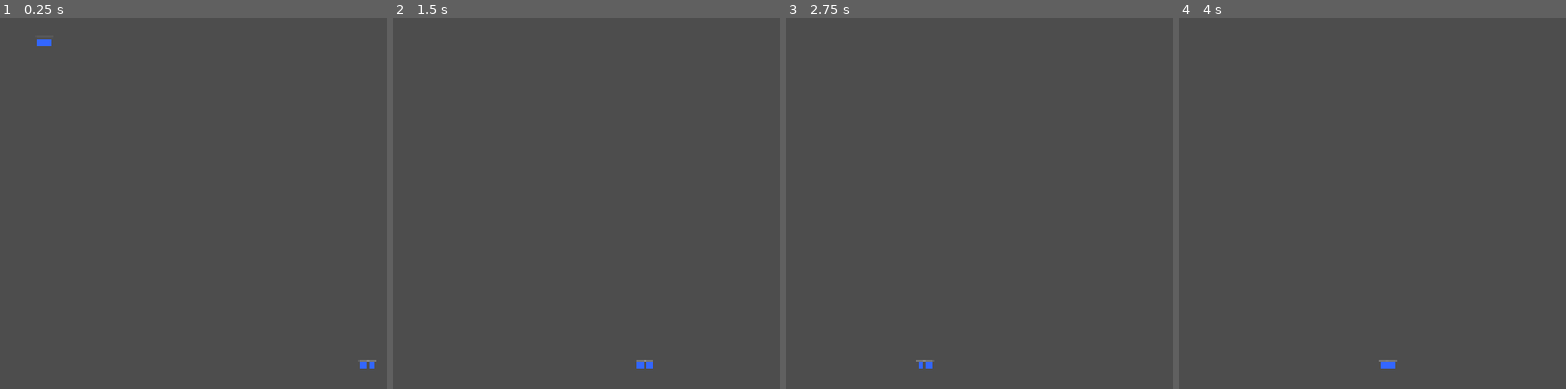
Above: before the commit, frames 1-4 (left to right).
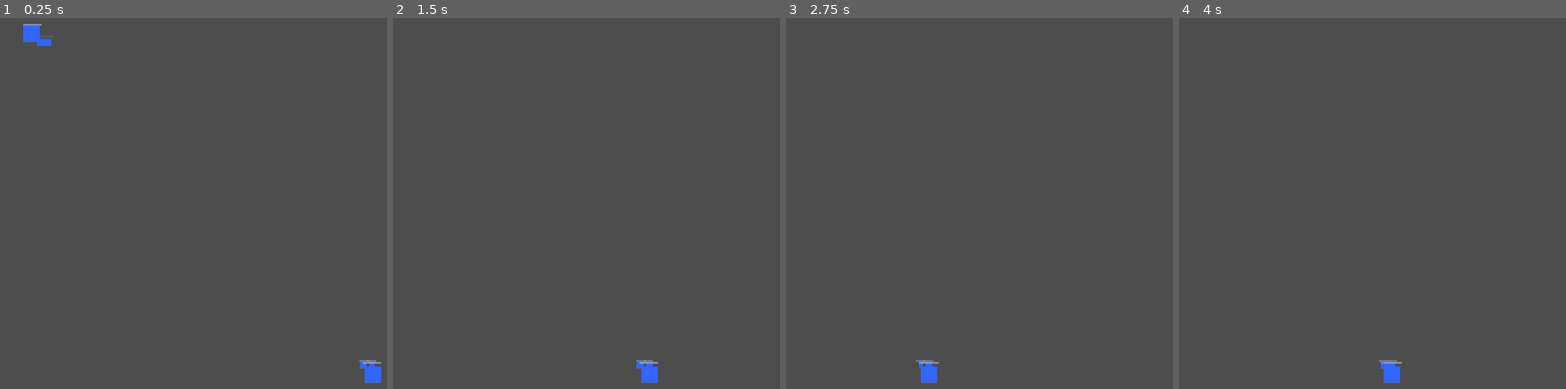
Above: after the commit, the same moments.

Repository: 23skdu/BroWarz
Game: Godot game, scene res://scenes/game.tscn
Two runs of this game, one before a commit and one after it. Both use one fixed random seed, a clock stepped at 60 frames per second and the inputs below. This scene is started directly instead of the project's main scene.
Inputs (mouse positions are in pixels of both pictures, inside the frame that each line leads up to):
- Up to frame 1 (0.25 s): no input
- Up to frame 2 (1.5 s): tap Enter at 0.5 s; move the mouse to (outside the picture) at 0.52 s; hold D 0.53-1.25 s; hold Shift 0.53-1.25 s; click (outside the picture) at 0.67 s; drag from (625, 240) to (741, 307) at 1.27 s
- Up to frame 3 (2.75 s): tap Space at 2 s; move the mouse to (outside the picture) at 2.02 s; hold D from 2.03 s (still down); tap Ctrl at 2.1 s
- Up to frame 4 (4 s): release D at 2.75 s; drag from (1527, 307) to (1333, 155) at 2.77 s; tap Enter at 3.5 s; move the mouse to (outside the picture) at 3.52 s; hold A from 3.53 s (still down); tap Alt at 3.6 s

The runs differ from the first frame. In frame 1, 0.4% of the frame differs, in the area x 6-99%, y 1-99%; in frame 2, 0.2%; in frame 3, 0.2%; in frame 4, 0.2%.

Commit message:
Add buildings, production, placement systems and tests

Diff:
--- /dev/null
+++ b/scenes/building.tscn
@@ -0,0 +1,21 @@
+[gd_scene load_steps=2 format=3 uid="uid://building001"]
+
+[ext_resource type="Script" path="res://scripts/game/building.gd" id="1"]
+
+[node name="Building" type="StaticBody2D"]
+script = ExtResource("1")
+
+[node name="Body" type="ColorRect" parent="."]
+offset_left = -20.0
+offset_top = -20.0
+offset_right = 20.0
+offset_bottom = 20.0
+color = Color(0.2, 0.4, 1, 1)
+
+[node name="HpBar" type="ProgressBar" parent="."]
+offset_left = -24.0
+offset_top = -28.0
+offset_right = 24.0
+offset_bottom = -24.0
+show_percentage = false
+value = 100.0
--- a/scenes/main_menu.tscn
+++ b/scenes/main_menu.tscn
@@ -32,5 +32,3 @@
 
 [node name="Status" type="Label" parent="VBox"]
 text = ""
-EOF
-echo done
--- a/scenes/unit.tscn
+++ b/scenes/unit.tscn
@@ -19,5 +19,3 @@
 offset_bottom = -12.0
 show_percentage = false
 value = 100.0
-EOF
-echo done
--- /dev/null
+++ b/scripts/core/building_stats.gd
@@ -0,0 +1,18 @@
+# scripts/core/building_stats.gd
+class_name BuildingStats
+extends Resource
+
+@export var id: String = ""
+@export var display_name: String = ""
+@export var hp: int = 500
+@export var cost_oil: int = 0
+@export var cost_iron: int = 0
+@export var cost_geo: int = 0
+@export var cost_food: int = 0
+@export var footprint: Vector2i = Vector2i(2, 2)
+@export var produces: String = ""  # unit id
+@export var build_time: float = 10.0
+@export var is_hq: bool = false
+
+func cost_dict() -> Dictionary:
+	return {"oil": cost_oil, "iron": cost_iron, "geo": cost_geo, "food": cost_food}
--- /dev/null
+++ b/scripts/core/placement.gd
@@ -0,0 +1,33 @@
+# scripts/core/placement.gd
+class_name Placement
+extends RefCounted
+
+# Validate building placement on a map.
+# occupied: Dictionary of Vector2i -> bool (tiles already occupied)
+# Returns true if all footprint tiles are in bounds and free and terrain passable for building.
+
+static func can_place(map: MapData, footprint: Vector2i, origin: Vector2i, occupied: Dictionary = {}) -> bool:
+	if footprint.x <= 0 or footprint.y <= 0:
+		return false
+	for dy in range(footprint.y):
+		for dx in range(footprint.x):
+			var t = Vector2i(origin.x + dx, origin.y + dy)
+			if not map.in_bounds(t.x, t.y):
+				return false
+			var terrain = map.get_terrain(t.x, t.y)
+			# buildings cannot be placed on water/mountain/wasteland
+			if terrain == MapData.Terrain.SEA or terrain == MapData.Terrain.RIVER or terrain == MapData.Terrain.MOUNTAIN or terrain == MapData.Terrain.WASTELAND:
+				return false
+			if occupied.get(t, false):
+				return false
+	return true
+
+static func occupy(occupied: Dictionary, footprint: Vector2i, origin: Vector2i) -> void:
+	for dy in range(footprint.y):
+		for dx in range(footprint.x):
+			occupied[Vector2i(origin.x + dx, origin.y + dy)] = true
+
+static func free(occupied: Dictionary, footprint: Vector2i, origin: Vector2i) -> void:
+	for dy in range(footprint.y):
+		for dx in range(footprint.x):
+			occupied.erase(Vector2i(origin.x + dx, origin.y + dy))
--- /dev/null
+++ b/scripts/core/production.gd
@@ -0,0 +1,46 @@
+# scripts/core/production.gd
+class_name Production
+extends RefCounted
+
+# A simple production queue operating on build times.
+# Items: Dictionary { "id": String, "time": float, "remaining": float }
+
+static func new_queue() -> Array:
+	return []
+
+static func enqueue(queue: Array, item_id: String, build_time: float) -> void:
+	queue.append({"id": item_id, "time": build_time, "remaining": build_time})
+
+static func tick(queue: Array, delta: float) -> Array:
+	# returns list of completed item ids this tick
+	var completed: Array = []
+	if queue.is_empty():
+		return completed
+	# only first item progresses
+	var item = queue[0]
+	item["remaining"] = float(item["remaining"]) - delta
+	if float(item["remaining"]) <= 0.0:
+		completed.append(String(item["id"]))
+		queue.pop_front()
+	return completed
+
+static func cancel(queue: Array, index: int) -> String:
+	if index < 0 or index >= queue.size():
+		return ""
+	var item = queue[index]
+	var id = String(item["id"])
+	queue.remove_at(index)
+	return id
+
+static func queue_size(queue: Array) -> int:
+	return queue.size()
+
+static func current_progress(queue: Array) -> float:
+	if queue.is_empty():
+		return 0.0
+	var item = queue[0]
+	var total = float(item["time"])
+	var rem = float(item["remaining"])
+	if total <= 0.0:
+		return 1.0
+	return clampf((total - rem) / total, 0.0, 1.0)
--- /dev/null
+++ b/scripts/game/building.gd
@@ -0,0 +1,54 @@
+# scripts/game/building.gd
+extends StaticBody2D
+
+var stats: BuildingStats
+var team: int = 0
+var hp: int = 500
+var production_queue: Array = []
+
+@onready var body = $Body
+@onready var hp_bar = $HpBar
+
+func _ready():
+	if stats:
+		hp = stats.hp
+	production_queue = Production.new_queue()
+	add_to_group("buildings")
+
+func setup(s: BuildingStats, t: int) -> void:
+	stats = s
+	team = t
+	hp = s.hp
+	if body:
+		body.color = Color.BLUE if t == 0 else Color.RED
+
+func _process(delta):
+	var completed = Production.tick(production_queue, delta)
+	for uid in completed:
+		_spawn_unit(uid)
+
+func _spawn_unit(uid: String) -> void:
+	# lookup stats by id (minimal)
+	var u = preload("res://scenes/unit.tscn").instantiate()
+	var s = UnitStats.new()
+	s.id = uid
+	s.display_name = uid
+	s.hp = 100
+	s.speed = 120.0
+	s.base_damage = 10
+	s.range_px = 200.0
+	s.unit_class = 0
+	u.setup(s, team)
+	u.global_position = global_position + Vector2(40, 40)
+	get_tree().current_scene.get_node("Units").add_child(u)
+
+func take_damage(amount: float) -> void:
+	hp -= int(round(amount))
+	if hp_bar:
+		hp_bar.value = float(hp) / float(stats.hp if stats else 500) * 100.0
+	if hp <= 0:
+		remove_from_group("buildings")
+		queue_free()
+
+func enqueue_unit(uid: String, build_time: float) -> void:
+	Production.enqueue(production_queue, uid, build_time)
--- a/scripts/game/game.gd
+++ b/scripts/game/game.gd
@@ -18,6 +18,9 @@
 				map_data.set_terrain(x, y, MapData.Terrain.FOREST)
 			elif x % 31 == 0 and y % 31 == 0:
 				map_data.set_terrain(x, y, MapData.Terrain.MOUNTAIN)
+	# spawn HQs
+	_spawn_building(Vector2(80, 80), 0)
+	_spawn_building(Vector2(920, 920), 1)
 	# spawn starting units
 	_spawn_unit(Vector2(100, 100), 0)
 	_spawn_unit(Vector2(120, 100), 0)
@@ -39,6 +42,17 @@
 	u.setup(s, team)
 	u.global_position = pos
 	units_container.add_child(u)
+
+func _spawn_building(pos: Vector2, team: int) -> void:
+	var b = preload("res://scenes/building.tscn").instantiate()
+	var s = BuildingStats.new()
+	s.id = "hq"
+	s.display_name = "HQ"
+	s.hp = 500
+	s.is_hq = true
+	b.setup(s, team)
+	b.global_position = pos
+	add_child(b)
 
 func _unhandled_input(event):
 	if event is InputEventMouseButton and event.button_index == MOUSE_BUTTON_LEFT and event.pressed:
--- /dev/null
+++ b/tests/fuzz/test_production_fuzz.gd
@@ -0,0 +1,23 @@
+# tests/fuzz/test_production_fuzz.gd
+extends GutTest
+
+func test_progress_range_fuzz():
+	for i in range(200):
+		var q = Production.new_queue()
+		var bt = randf() * 10.0 + 0.1
+		Production.enqueue(q, "x", bt)
+		var dt = randf() * bt
+		Production.tick(q, dt)
+		var p = Production.current_progress(q)
+		assert_true(p >= 0.0 and p <= 1.0)
+
+func test_queue_size_nonnegative_fuzz():
+	for i in range(200):
+		var q = Production.new_queue()
+		var n = randi() % 5
+		for j in range(n):
+			Production.enqueue(q, "u", randf() + 0.1)
+		# tick random
+		for j in range(3):
+			Production.tick(q, randf() * 2.0)
+		assert_true(Production.queue_size(q) >= 0)
--- /dev/null
+++ b/tests/unit/test_building_stats.gd
@@ -0,0 +1,15 @@
+# tests/unit/test_building_stats.gd
+extends GutTest
+
+func test_cost_dict():
+	var s = BuildingStats.new()
+	s.cost_oil = 10
+	s.cost_iron = 5
+	var c = s.cost_dict()
+	assert_eq(c["oil"], 10)
+	assert_eq(c["iron"], 5)
+
+func test_defaults():
+	var s = BuildingStats.new()
+	assert_eq(s.hp, 500)
+	assert_false(s.is_hq)
--- /dev/null
+++ b/tests/unit/test_placement.gd
@@ -0,0 +1,32 @@
+# tests/unit/test_placement.gd
+extends GutTest
+
+func test_can_place_basic():
+	var m = MapData.new(8, 8)
+	var occ = {}
+	assert_true(Placement.can_place(m, Vector2i(2,2), Vector2i(0,0), occ))
+
+func test_out_of_bounds():
+	var m = MapData.new(8, 8)
+	var occ = {}
+	assert_false(Placement.can_place(m, Vector2i(2,2), Vector2i(7,7), occ))
+
+func test_occupied():
+	var m = MapData.new(8, 8)
+	var occ = {}
+	Placement.occupy(occ, Vector2i(2,2), Vector2i(0,0))
+	assert_false(Placement.can_place(m, Vector2i(2,2), Vector2i(0,0), occ))
+	assert_false(Placement.can_place(m, Vector2i(2,2), Vector2i(1,1), occ))
+
+func test_terrain_blocked():
+	var m = MapData.new(8, 8)
+	m.set_terrain(1, 1, MapData.Terrain.SEA)
+	var occ = {}
+	assert_false(Placement.can_place(m, Vector2i(2,2), Vector2i(0,0), occ))
+
+func test_free():
+	var m = MapData.new(8, 8)
+	var occ = {}
+	Placement.occupy(occ, Vector2i(2,2), Vector2i(0,0))
+	Placement.free(occ, Vector2i(2,2), Vector2i(0,0))
+	assert_true(Placement.can_place(m, Vector2i(2,2), Vector2i(0,0), occ))
--- /dev/null
+++ b/tests/unit/test_production.gd
@@ -0,0 +1,46 @@
+# tests/unit/test_production.gd
+extends GutTest
+
+func test_enqueue_and_size():
+	var q = Production.new_queue()
+	Production.enqueue(q, "riflebot", 5.0)
+	assert_eq(Production.queue_size(q), 1)
+
+func test_tick_partial_no_complete():
+	var q = Production.new_queue()
+	Production.enqueue(q, "riflebot", 5.0)
+	var done = Production.tick(q, 2.0)
+	assert_eq(done.size(), 0)
+	assert_eq(Production.queue_size(q), 1)
+
+func test_tick_complete():
+	var q = Production.new_queue()
+	Production.enqueue(q, "riflebot", 5.0)
+	var done = Production.tick(q, 5.0)
+	assert_eq(done.size(), 1)
+	assert_eq(done[0], "riflebot")
+	assert_eq(Production.queue_size(q), 0)
+
+func test_multi_item_sequential():
+	var q = Production.new_queue()
+	Production.enqueue(q, "a", 2.0)
+	Production.enqueue(q, "b", 2.0)
+	var d1 = Production.tick(q, 2.0)
+	assert_eq(d1, ["a"])
+	var d2 = Production.tick(q, 2.0)
+	assert_eq(d2, ["b"])
+	assert_eq(Production.queue_size(q), 0)
+
+func test_cancel():
+	var q = Production.new_queue()
+	Production.enqueue(q, "a", 2.0)
+	Production.enqueue(q, "b", 2.0)
+	var id = Production.cancel(q, 0)
+	assert_eq(id, "a")
+	assert_eq(Production.queue_size(q), 1)
+
+func test_progress():
+	var q = Production.new_queue()
+	Production.enqueue(q, "a", 4.0)
+	Production.tick(q, 2.0)
+	assert_almost_eq(Production.current_progress(q), 0.5, 0.001)
Not shown, added: scripts/core/building_stats.gd.uid
Not shown, added: scripts/core/placement.gd.uid
Not shown, added: scripts/core/production.gd.uid
Not shown, added: scripts/game/building.gd.uid
Not shown, added: tests/fuzz/test_production_fuzz.gd.uid
Not shown, added: tests/unit/test_building_stats.gd.uid
Not shown, added: tests/unit/test_placement.gd.uid
Not shown, added: tests/unit/test_production.gd.uid
